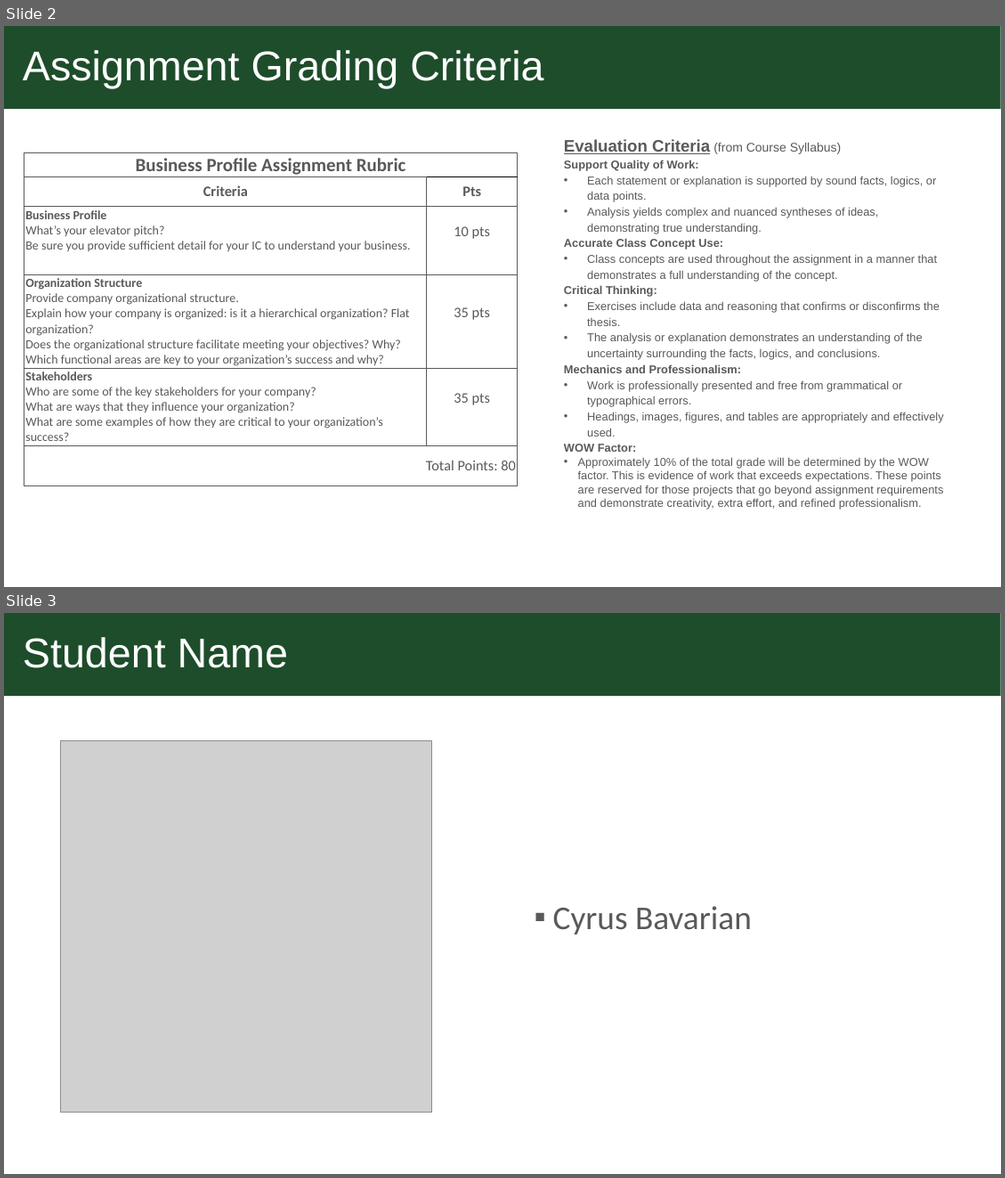
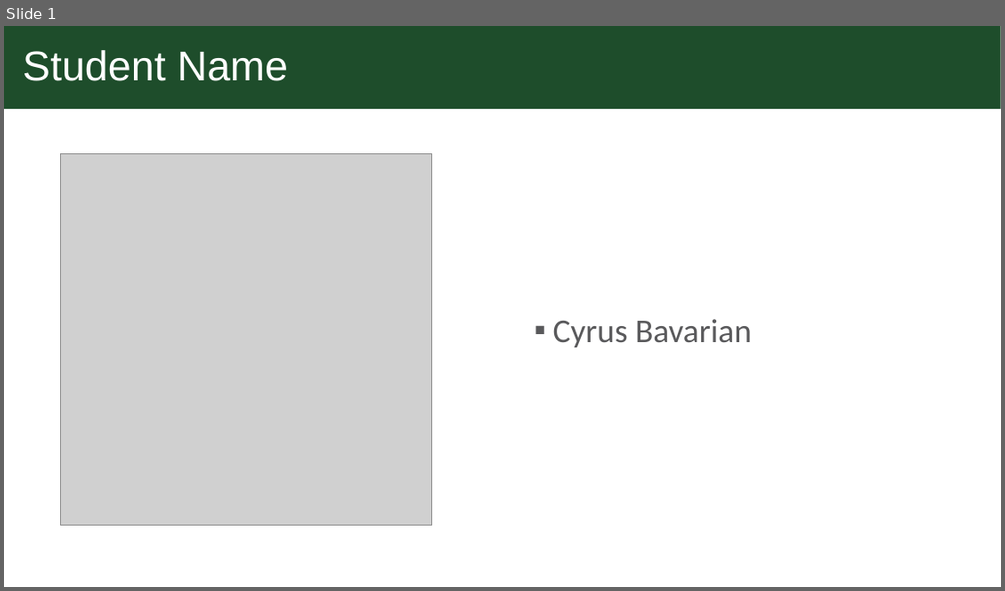
Before and after one commit to engtx/MBA, a slide deck: Classes/BUS 500, Foundations for Business Impact/Week 1/BAVARIAN.CYRUS.BUSINESS_PROFILE_ASSIGNMENT.pptx. Shown one above the other, each under a label of ours: slides 2 and 3 before the commit, slide 1 after it. The pictures are 1005x1178 and 1005x591 pixels, drawn with LibreOffice and Linux fonts; fonts in the diff are those of the drawing; grey boxes stand for pictures; background and template pictures are left out. Boxes give left, top, right and bottom in pixels: in the first picture for what was removed or moved away, otherwise in the second. Text is boxed around its words. In the diff, an @@ line names an element or a change of style, - is before the commit and + after.

```diff
--- a/Classes/BUS 500, Foundations for Business Impact/Week 1/BAVARIAN.CYRUS.BUSINESS_PROFILE_ASSIGNMENT.pptx
+++ b/Classes/BUS 500, Foundations for Business Impact/Week 1/BAVARIAN.CYRUS.BUSINESS_PROFILE_ASSIGNMENT.pptx
@@ slide 2 removed at [4,26,1001,587], background #FFFFFF @@
@@ title removed at [4,26,1001,109] @@
-Assignment Grading Criteria
@@ table removed at [24,152,517,483], 6 rows, 2 columns @@
-Business Profile Assignment Rubric | 
-Criteria | Pts
-Business Profile / What’s your elevator pitch? Be sure you provide sufficient detail for your IC to understand your business. | 10 pts
-Organization Structure / Provide company organizational structure. Explain how your company is organized: is it a hierarchical organization? Flat organization? Does the organizational structure facilitate meeting your objectives? Why? Which functional areas are key to your organization’s success and why? | 35 pts
-Stakeholders / Who are some of the key stakeholders for your company? What are ways that they influence your organization? What are some examples of how they are critical to your organization’s success? | 35 pts
-Total Points: 80 | 
@@ text removed at [564,139,944,509] @@
-Evaluation Criteria (from Course Syllabus)
-Support Quality of Work:
-• Each statement or explanation is supported by sound facts, logics, or data points.
-• Analysis yields complex and nuanced syntheses of ideas, demonstrating true understanding.
-Accurate Class Concept Use:
-• Class concepts are used throughout the assignment in a manner that demonstrates a full understanding of the concept.
-Critical Thinking:
-• Exercises include data and reasoning that confirms or disconfirms the thesis.
-• The analysis or explanation demonstrates an understanding of the uncertainty surrounding the facts, logics, and conclusions.
-Mechanics and Professionalism:
-• Work is professionally presented and free from grammatical or typographical errors.
-• Headings, images, figures, and tables are appropriately and effectively used.
-WOW Factor:
-• Approximately 10% of the total grade will be determined by the WOW factor. This is evidence of work that exceeds expectations. These points are reserved for those projects that go beyond assignment requirements and demonstrate creativity, extra effort, and refined professionalism.
@@ what was slide 3 is now slide 1 @@
```
Also in this commit, not shown: 1 slide changed, 1 other slide removed, 1 other file.
